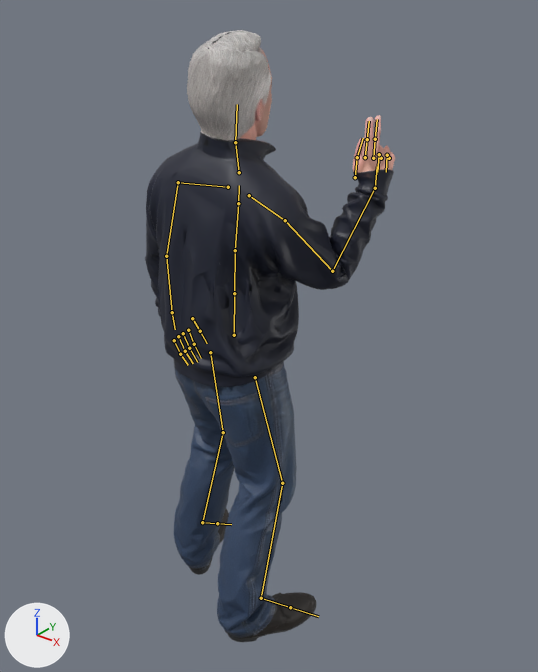
One commit to the glTF model Projects/StrongestInHistoryVsToday/res/Models/Characters/Boss/sih_boss.gltf: the scene before it, then after it.
Both versions are drawn from a 50 mm camera at (1.3, -1.451, 1.886) aimed at (0.042, 0.121, 0.911). The lights are fixed; the arrows at lower left show +X, +Y and +Z. The older version comes first. Both versions are drawn at frame 0 of the action 'Sign_Hold'; the numbers are the values there. The bones that change, and the others that lie on the model, are drawn over the model as lines.

The first picture shows 'sih_boss', 'sih_boss_head'.
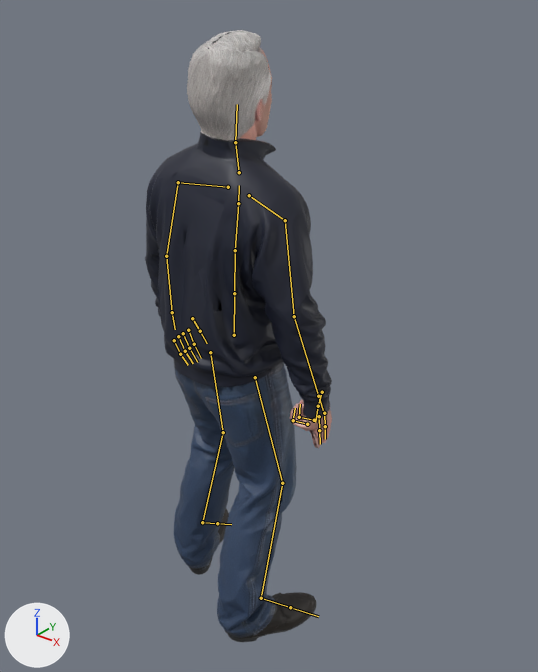
What differs and where, as boxes [x1, y1, x2, y2] in the pictures (538 x 672 px):
'sih_boss', posed (25% narrower)
    before: [145, 115, 395, 642]
    after: [145, 137, 332, 642]
bone 'UpperArm_R', root to tip
    before: (285, 220) to (332, 271)
    after: (285, 220) to (294, 316)
bone 'LowerArm_R', root to tip
    before: (332, 271) to (375, 188)
    after: (294, 316) to (318, 396)
bone 'Hand_R', root to tip
    before: (375, 188) to (377, 166)
    after: (318, 396) to (324, 414)

The change in detail:
Bone 'UpperArm_R' (bone_upperarm_r) turns from (38, -8, 28) to (-3, 1, 2) degrees about its own x, y and z.
Bone 'LowerArm_R' (bone_lowerarm_r) turns from (74, 16, -18) to (-14, 3, 12) degrees about its own x, y and z.
Bone 'Hand_R' (bone_hand_r) turns from (26, -1, 10) to (1, -1, -3) degrees about its own x, y and z.
